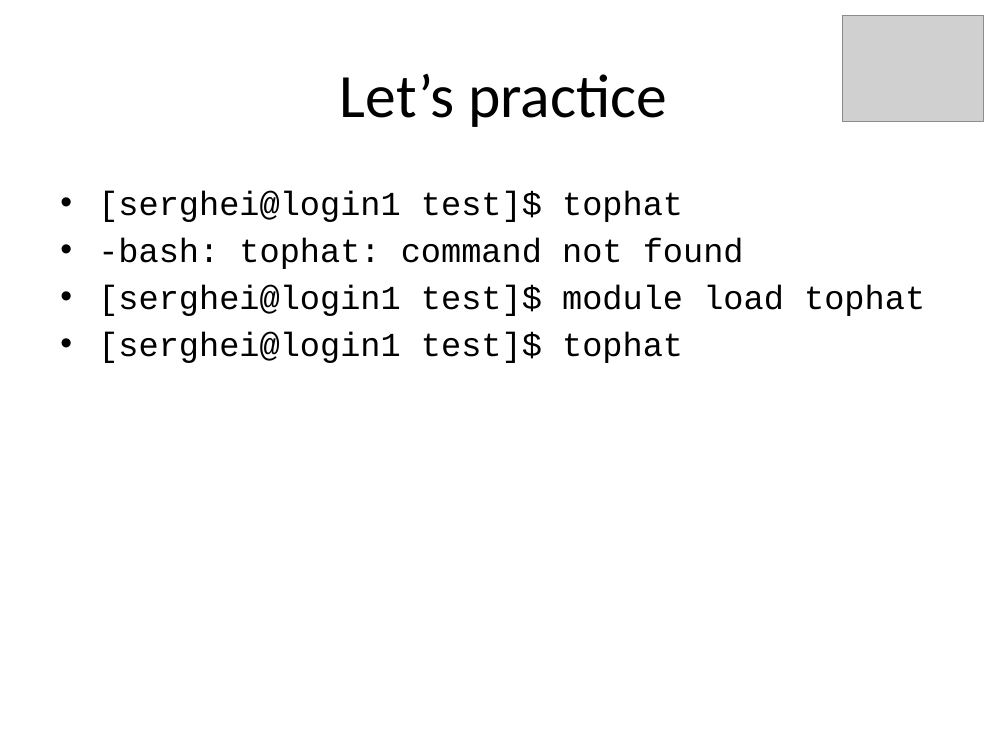
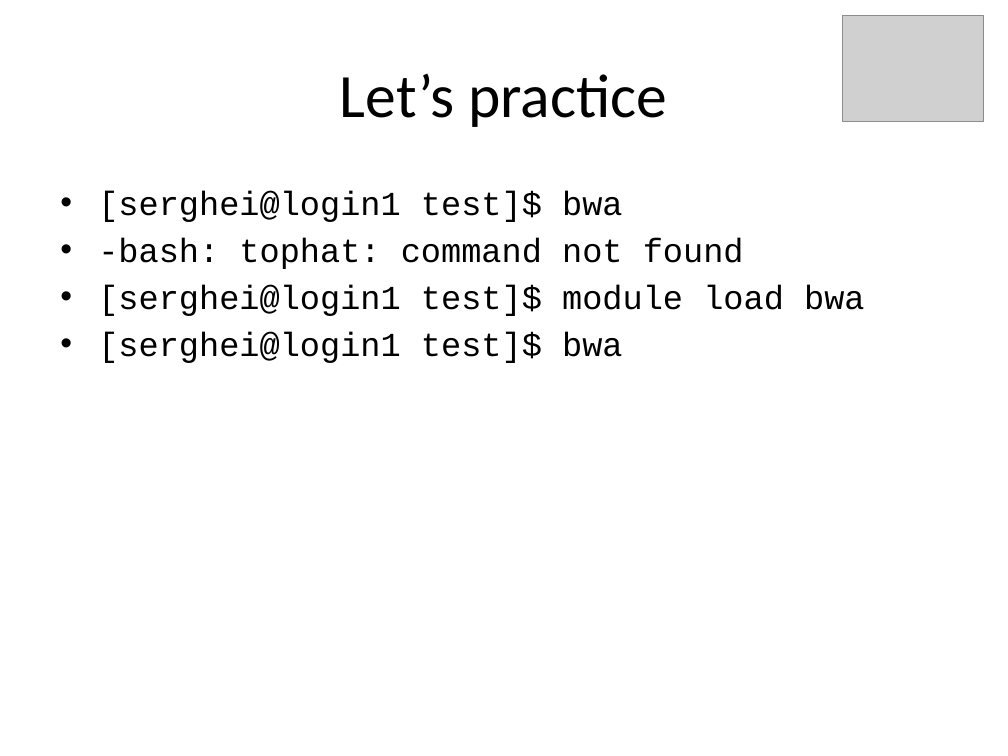
Before and after one commit to QCB-Collaboratory/W1.UNIX.command.line, a slide deck: slide 27 of workshop.slides/day3_Unix.pptx. Drawn at 1008x756 pixels with LibreOffice and Linux fonts; fonts in the diff are those of the drawing; grey boxes stand for pictures. Boxes give left, top, right and bottom in pixels: in the first picture for what was removed or moved away, otherwise in the second. Text is boxed around its words. In the diff, an @@ line names an element or a change of style, - is before the commit and + after.

```diff
--- a/workshop.slides/day3_Unix.pptx
+++ b/workshop.slides/day3_Unix.pptx
@@ text at <box>98,190,623,222</box>: text changed @@
-• [serghei@login1 test]$ tophat
+• [serghei@login1 test]$ bwa
@@ text at <box>98,284,865,363</box>: text changed @@
-• [serghei@login1 test]$ module load tophat
-• [serghei@login1 test]$ tophat
+• [serghei@login1 test]$ module load bwa
+• [serghei@login1 test]$ bwa
```
Also in this commit, not shown: 4 other slides changed, 1 slide removed, 4 other files.
